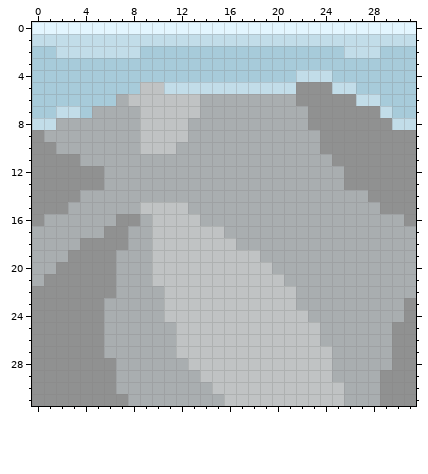
One commit to this pixel-art sprite: TexturePackerFiles/tilemap/tilemap_01.png. Above: the version before the commit.
The file is 32x32 pixels. Colours within 5 levels of each other are drawn and written as one.
Now the later version:
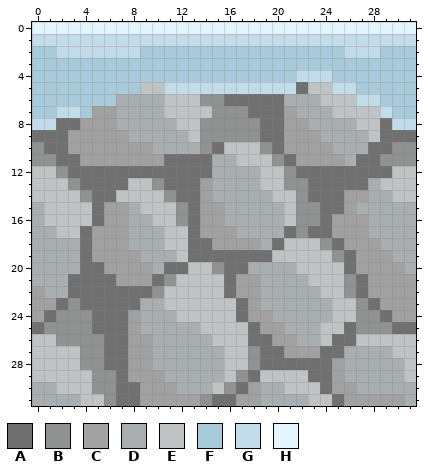
Palette (. is transparent): A #707070  B #909191  C #a1a1a1  D #a9aeb0  E #c0c3c4  F #a7cbda  G #c2dde9  H #e3f6ff
Changes in this commit:
y 5: x 22..24 BBB -> AEE
y 6: x 8..10 EEE -> DDD; x 14..20 DDDDDDD -> BBAAAAA; x 22..26 BBBBB -> DDEEE
y 7: x 5..6 DD -> CC; x 9..10 EE -> DD; x 14..21 DDDDDDDD -> EBBBAAAC; x 23..28 BBBBBB -> DDEEEE
y 8: x 2..6 DDDDD -> AACCC; x 9..11 EEE -> DDD; x 13..29 DDDDDDDDDDBBBBBBB -> EBBBBBAACCDDDDEEA
y 9: x 0..7 BDDDDDDD -> AAACCCCC; x 9..31 EEEEDDDDDDDDDDDBBBBBBBB -> DDDDEBBBBBAACCCDDDDEAAA
y 10: x 1..11 BDDDDDDDEEE -> AACCCCCCCDD; x 14..29 DDDDDDDDDDBBBBBB -> BAEEEBACCCCDDDAA
y 11: x 2..14 BBDDDDDDDDDDD -> AACCCCCCCAAAA; x 17..28 DDDDDDDDBBBB -> EEEBACCCCDAA
y 12: x 0..1 BB -> EE; x 3..14 BBBDDDDDDDDD -> AAAAAAAAAAAA; x 19..31 DDDDDDDBBBBBB -> EEBAAAAAAAAEE
y 13: x 0..2 BBB -> EEE; x 4..14 BBDDDDDDDDD -> AAAAEEBAAAC; x 19..31 DDDDDDDBBBBBB -> EEBBAAAAADEEE
y 14: x 0..14 BBBBDDDDDDDDDDD -> EEEEBAAEEEEBAAC; x 20..31 DDDDDDDDBBBB -> EEBAAACCDDEE
y 15: x 0..7 BBBDDDDD -> DEEEEACC; x 12..15 EDDD -> BACC; x 21..26 DDDDDD -> EBBAAC; x 29..31 BBB -> DDD
y 16: x 0..8 BDDDDDDBB -> DEEEEACCD; x 12..15 EEDD -> BACC; x 21..27 DDDDDDD -> EBBACCC; x 31 B -> D
y 17: x 2..7 DDDDBB -> EEACCC; x 10 E -> D; x 13..16 EEED -> ACCC; x 21..27 DDDDDDD -> ABAACCC
y 18: x 4..7 BBBB -> ACCC; x 10 E -> D; x 13..18 EEEEDD -> AACCCC; x 20..28 DDDDDDDDD -> AEEEBACCC
y 19: x 3..8 BBBBDD -> DACCCC; x 10..11 EE -> DD; x 13..29 EEEEEEDDDDDDDDDDD -> AAAAAAAEEEEEBACCC
y 20: x 2..12 BBBBBDDDEEE -> DDAACCCCDAA; x 15..19 EEEEE -> BAADD; x 22..30 DDDDDDDDD -> EEEEACCCC
y 21: x 1..11 BBBBBBDDDEE -> DDAAAACCCAB; x 16..20 EEEEE -> ACCDD; x 23..31 DDDDDDDDD -> EEEBACCCC
y 22: x 0..10 BBBBBBBDDDD -> CDDAAAAAAAB; x 16..21 EEEEEE -> ACCDDD; x 24..31 DDDDDDDD -> EEBACCCC
y 23: x 0..2 BBB -> CCA; x 4..8 BBDDD -> AAAAA; x 17..21 EEEEE -> ACDDD; x 25..31 DDDDDDB -> EEBACCC
y 24: x 0..1 BB -> CA; x 5..8 BDDD -> AAAC; x 11 E -> D; x 17..22 EEEEEE -> ACCDDD; x 25..31 DDDDDDB -> EEBBACC
y 25: x 0 B -> A; x 5..8 BDDD -> AAAC; x 12..13 EE -> DD; x 18..31 EEEEEEDDDDDDBB -> ACCDDDEEABBBAA
y 26: x 0..1 BB -> EE; x 6..9 DDDD -> AACC; x 12..14 EEE -> DDD; x 18..31 EEEEEEDDDDDDBB -> AACCDDEAAEEEEE
y 27: x 0..3 BBBB -> EEEE; x 6..9 DDDD -> AACC; x 12..15 EEEE -> DDDD; x 18..25 EEEEEEED -> BAACCCAA; x 30..31 BB -> EE
y 28: x 0..3 BBBB -> EEEE; x 6..9 BDDD -> AACC; x 13..15 EEE -> DDD; x 18..25 EEEEEEED -> BAAAAAAC; x 30..31 BB -> DE
y 29: x 0..4 BBBBB -> EEEEE; x 7..10 DDDD -> ACCC; x 14..15 EE -> DD; x 17..18 EE -> BA; x 23..25 EED -> AAC; x 29..31 BBB -> DDE
y 30: x 0..4 BBBBB -> DDEEE; x 7..11 DDDDD -> AACCC; x 16..20 EEEEE -> BACDD; x 24..26 EED -> ACC; x 29..31 BBB -> DDD
y 31: x 0..5 BBBBBB -> DDDDEE; x 7..22 BDDDDDDDDEEEEEEE -> AACCCCCBAACCDDDD; x 25..31 EDDDBBB -> ACCCCCD
Boxes around the changes in both pictures, in picture pixels (x1, y1, x2, y2):
changed: (32, 82, 416, 406)
